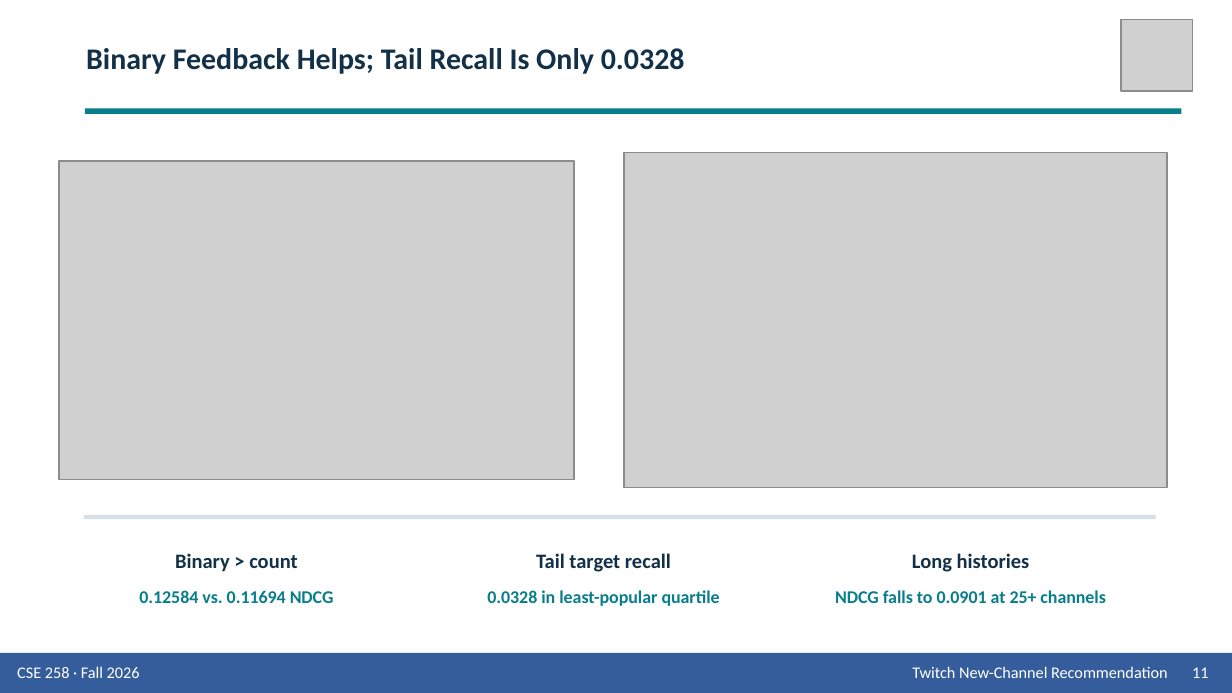
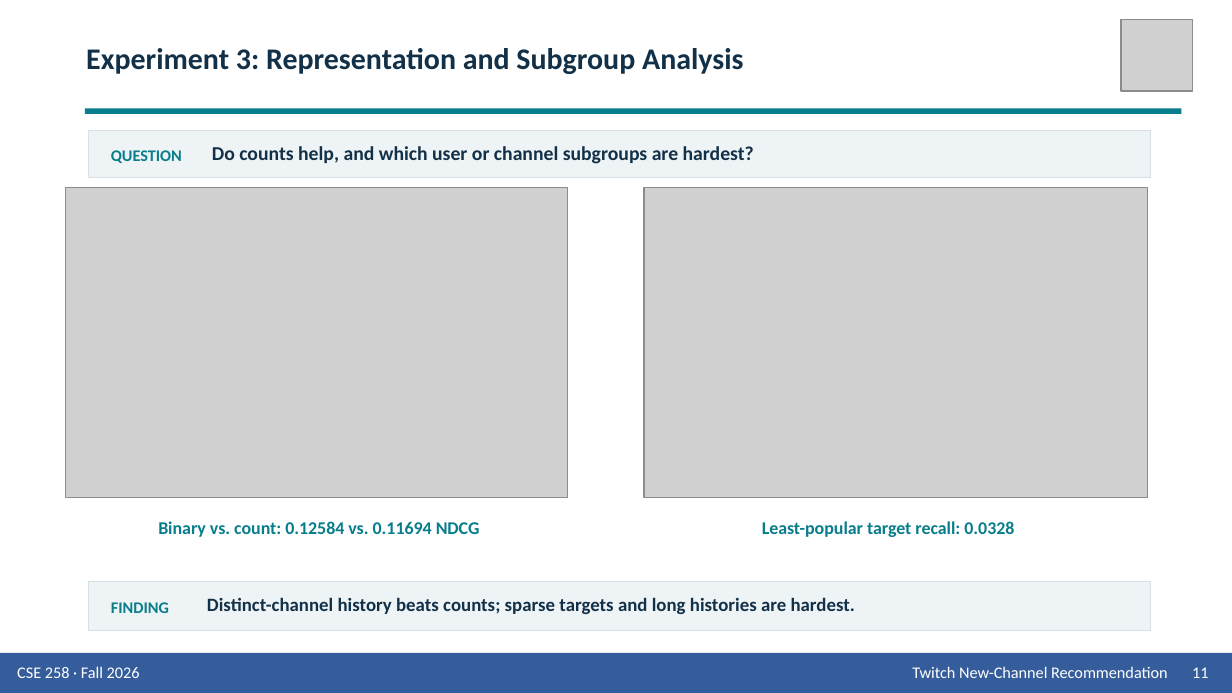
Before and after one commit to Wen-Chieh-Lo/You-know-who-did-God-did-, a slide deck: slide 11 of presentation/Group_9_Presentation_Twitch.pptx. Drawn at 1232x693 pixels with LibreOffice and Linux fonts; fonts in the diff are those of the drawing; grey boxes stand for pictures. Boxes give left, top, right and bottom in pixels: in the first picture for what was removed or moved away, otherwise in the second. Text is boxed around its words. In the diff, an @@ line names an element or a change of style, - is before the commit and + after.

Commit message:
Reframe results as motivated experiments

```diff
--- a/presentation/Group_9_Presentation_Twitch.pptx
+++ b/presentation/Group_9_Presentation_Twitch.pptx
@@ text at <box>86,48,744,74</box>: text changed @@
-Binary Feedback Helps; Tail Recall Is Only 0.0328
+Experiment 3: Representation and Subgroup Analysis
@@ rectangle added at <box>89,131,1151,177</box>, fill #EEF3F6, outline #D6E0E6 0.75 pt @@
@@ text added at <box>212,146,754,164</box>, 11.5 pt, text #123047, bold @@
+Do counts help, and which user or channel subgroups are hardest?
@@ text added at <box>111,150,182,163</box>, 9.5 pt, text #087D8B, bold @@
+QUESTION
@@ picture: place and size @@
-picture at <box>59,161,574,479</box>
+picture at <box>65,187,568,498</box>
@@ picture: place and size @@
-picture at <box>625,153,1168,488</box>
+picture at <box>644,187,1147,498</box>
@@ text at <box>158,521,480,537</box>: text changed @@
-0.12584 vs. 0.11694 NDCG
+Binary vs. count: 0.12584 vs. 0.11694 NDCG
@@ text at <box>762,521,1014,537</box>: text changed @@
-0.0328 in least-popular quartile
+Least-popular target recall: 0.0328
@@ text removed at <box>175,553,297,572</box> @@
-Binary > count
@@ text removed at <box>536,553,671,572</box> @@
-Tail target recall
@@ text removed at <box>912,553,1030,572</box> @@
-Long histories
@@ rectangle: place and size @@
-rectangle at <box>84,515,1156,520</box>
+rectangle at <box>89,582,1151,631</box>
@@ rectangle at <box>89,582,1151,631</box>: fill #D6E0E6 to #EEF3F6; outline none to #D6E0E6 0.75 pt @@
@@ text added at <box>207,597,855,614</box>, 11 pt, text #123047, bold @@
+Distinct-channel history beats counts; sparse targets and long histories are hardest.
@@ text removed at <box>835,590,1105,603</box> @@
-NDCG falls to 0.0901 at 25+ channels
@@ text added at <box>111,602,169,613</box>, 9.5 pt, text #087D8B, bold @@
+FINDING
```
Also in this commit, not shown: 12 other slides changed, 2 other files.
